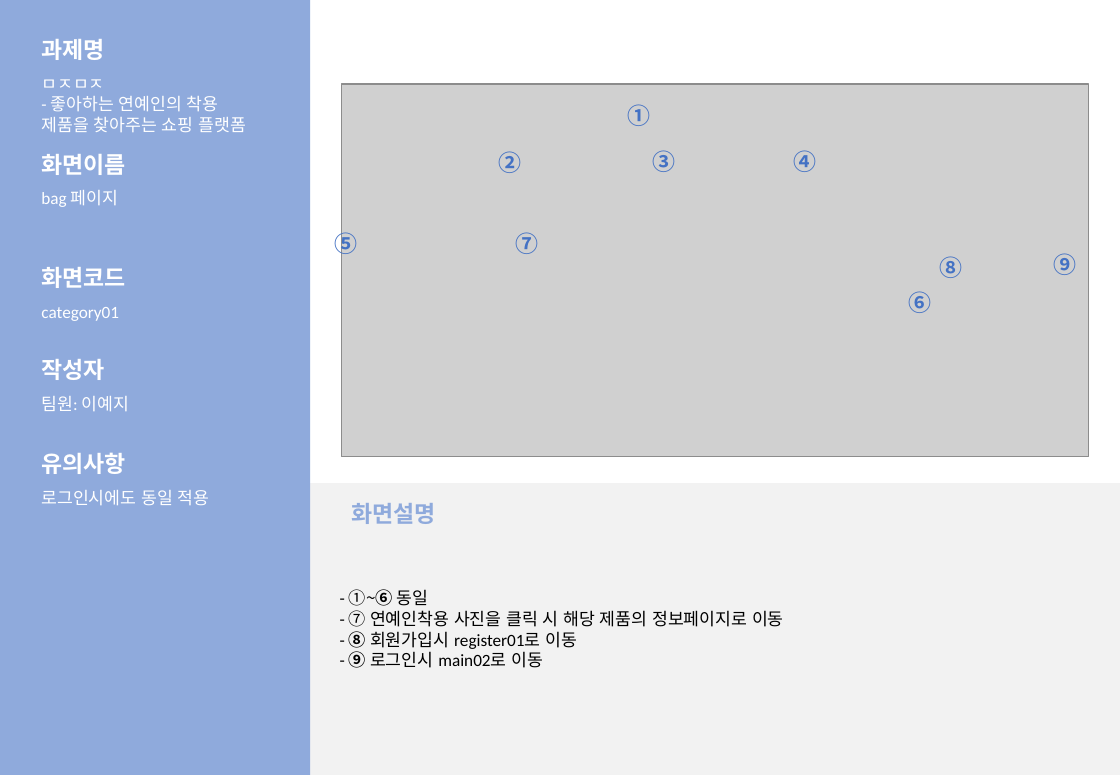
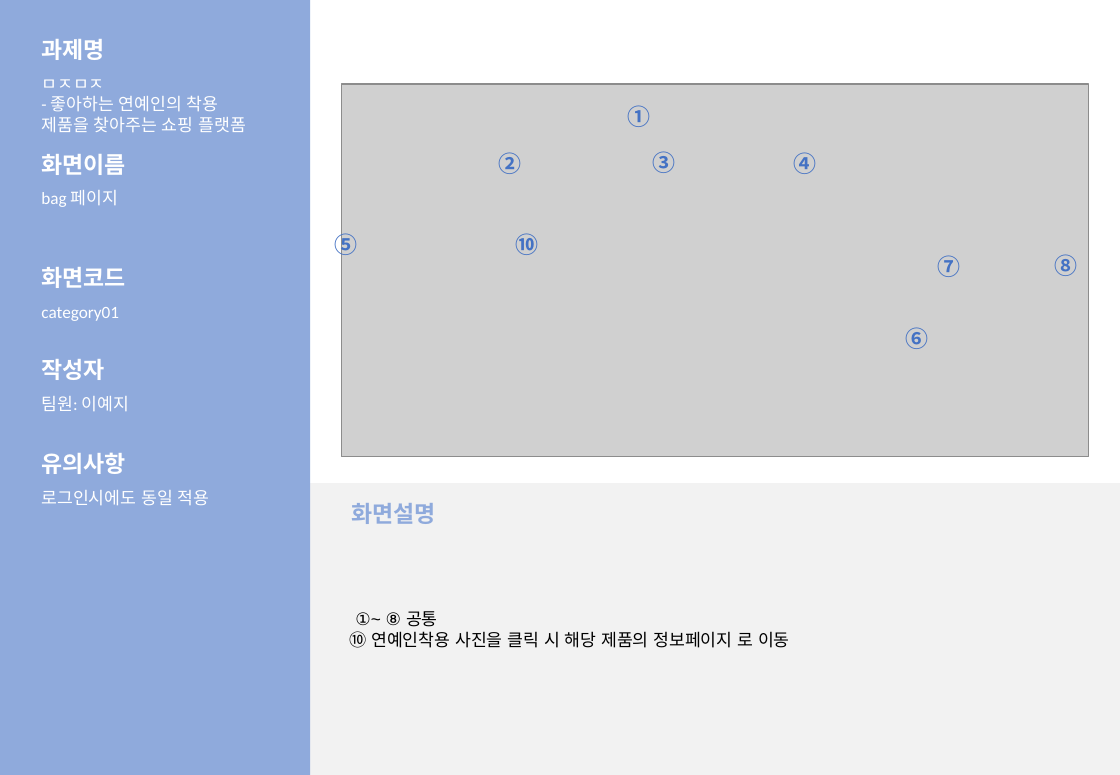
Before and after one commit to LeticiaKang/Project_Idol-Fandom-WebPlaform, a slide deck: slide 8 of 산출문서/화면설계서/화면설계서_서식(1조. HappyVirus) (2).pptx. Drawn at 1120x775 pixels with LibreOffice and Linux fonts; fonts in the diff are those of the drawing; grey boxes stand for pictures. Boxes give left, top, right and bottom in pixels: in the first picture for what was removed or moved away, otherwise in the second. Text is boxed around its words. In the diff, an @@ line names an element or a change of style, - is before the commit and + after.

```diff
--- a/산출문서/화면설계서/화면설계서_서식(1조. HappyVirus) (2).pptx
+++ b/산출문서/화면설계서/화면설계서_서식(1조. HappyVirus) (2).pptx
@@ text added at [515, 233, 538, 255], 16 pt, text #4472C4, bold @@
+⑩
@@ text "⑦": place and size @@
-text "⑦" at [515, 232, 538, 254]
+text "⑦" at [937, 255, 960, 277]
@@ text "⑧": place and size @@
-text "⑧" at [940, 256, 963, 278]
+text "⑧" at [1054, 254, 1077, 276]
@@ text removed at [1053, 253, 1076, 275] @@
-⑨
@@ text "⑥": place and size @@
-text "⑥" at [909, 291, 932, 313]
+text "⑥" at [905, 327, 928, 349]
@@ text in rectangle at [349, 611, 790, 648]: text changed; font Calibri to Arial @@
-- ①~⑥ 동일
-- ⑦ 연예인착용 사진을 클릭 시 해당 제품의 정보페이지로 이동
-- ⑧ 회원가입시 register01로 이동
-- ⑨ 로그인시 main02로 이동
+①~ ⑧ 공통
+⑩ 연예인착용 사진을 클릭 시 해당 제품의 정보페이지 로 이동
```
Also in this commit, not shown: 12 other slides changed, 1 other file.
